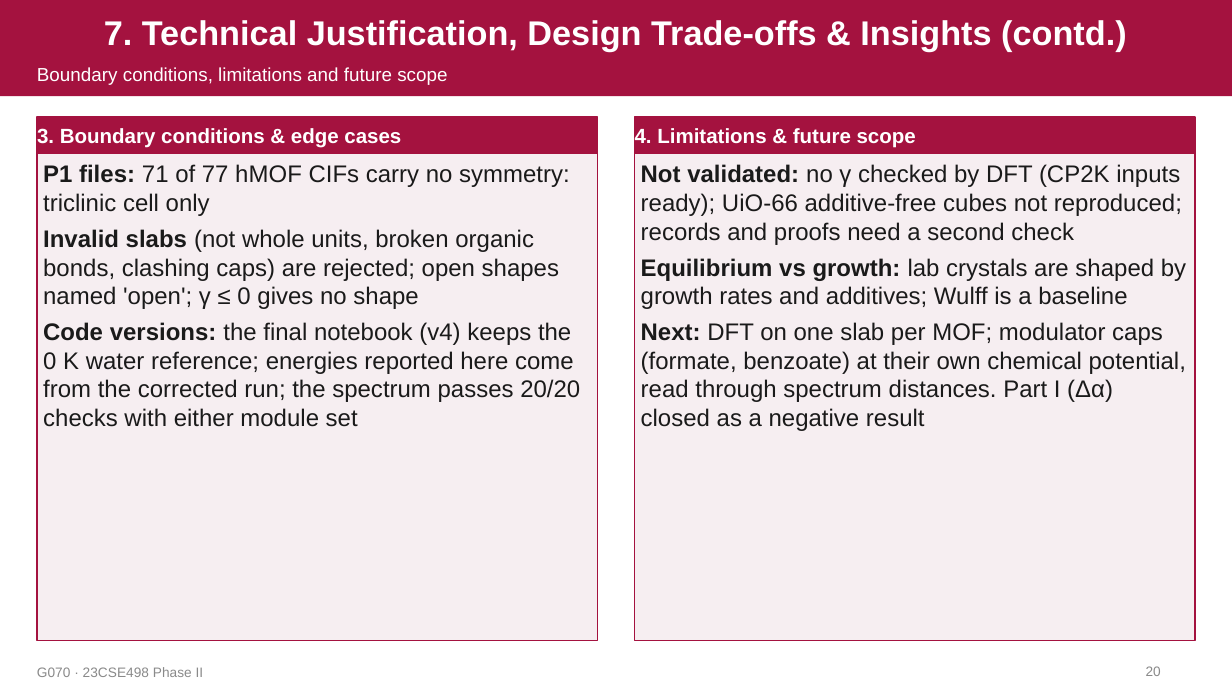
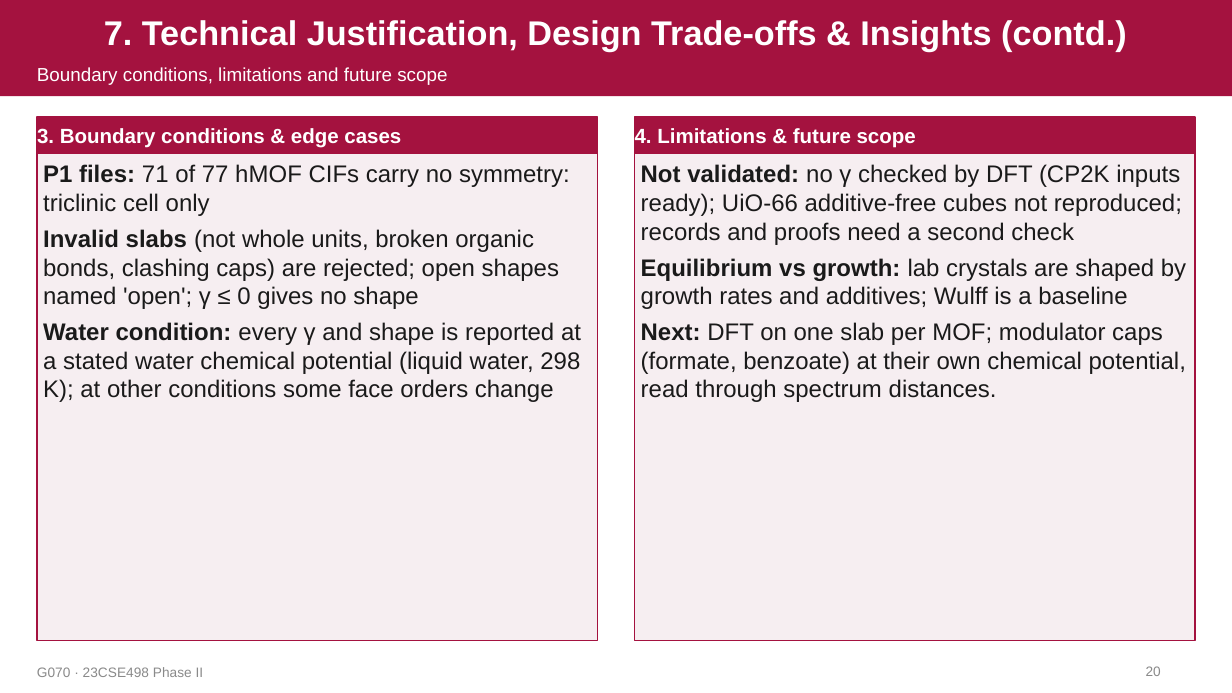
Before and after one commit to Radha-Krishna-19/fyp, a slide deck: slide 20 of docs/presentation/review_2026-11-16/G070_Phase2_Review.pptx. Drawn at 1232x693 pixels with LibreOffice and Linux fonts; fonts in the diff are those of the drawing. Boxes give left, top, right and bottom in pixels: in the first picture for what was removed or moved away, otherwise in the second. Text is boxed around its words. In the diff, an @@ line names an element or a change of style, - is before the commit and + after.

Commit message:
Review deck: references say what each was used for, water condition presented as part of the method, closing slide simplified

```diff
--- a/docs/presentation/review_2026-11-16/G070_Phase2_Review.pptx
+++ b/docs/presentation/review_2026-11-16/G070_Phase2_Review.pptx
@@ text at box(43, 322, 581, 402): text changed @@
-• Code versions: the final notebook (v4) keeps the 0 K water reference; energies reported here come from the corrected run; the spectrum passes 20/20 checks with either module set
+• Water condition: every γ and shape is reported at a stated water chemical potential (liquid water, 298 K); at other conditions some face orders change
@@ text at box(641, 322, 1186, 402): text changed @@
-• Next: DFT on one slab per MOF; modulator caps (formate, benzoate) at their own chemical potential, read through spectrum distances. Part I (Δα) closed as a negative result
+• Next: DFT on one slab per MOF; modulator caps (formate, benzoate) at their own chemical potential, read through spectrum distances.
```
Also in this commit, not shown: 7 other slides changed, 1 slide added, 1 slide removed, 5 other files.
